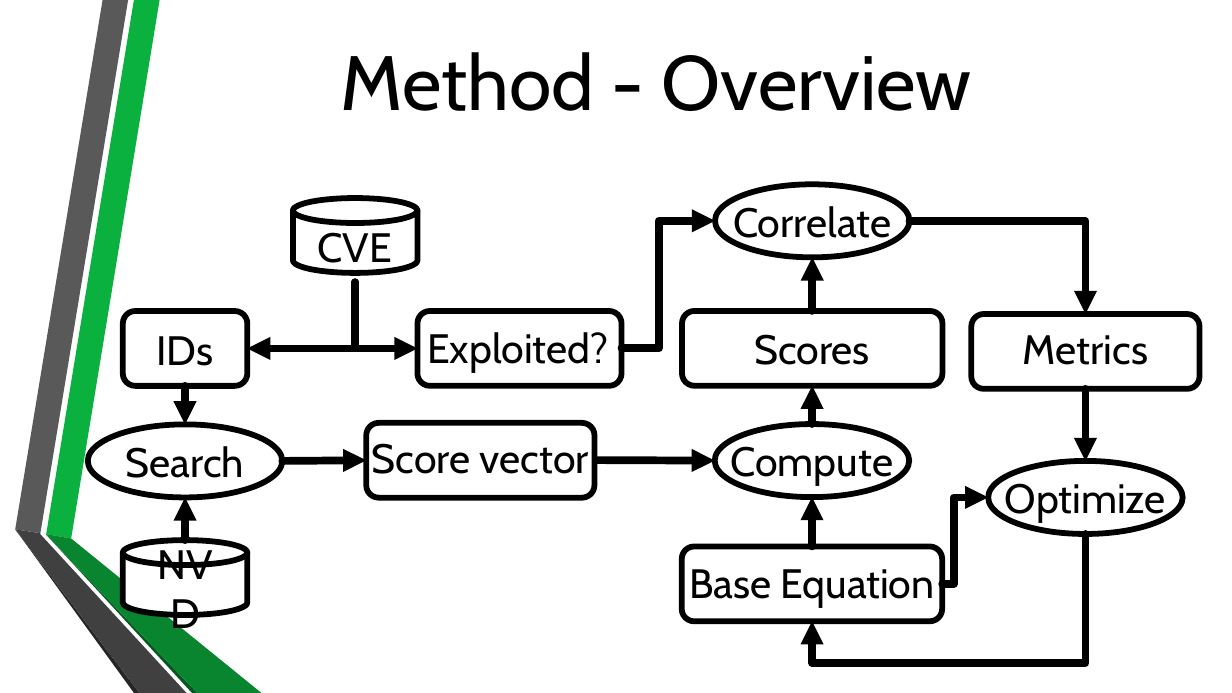
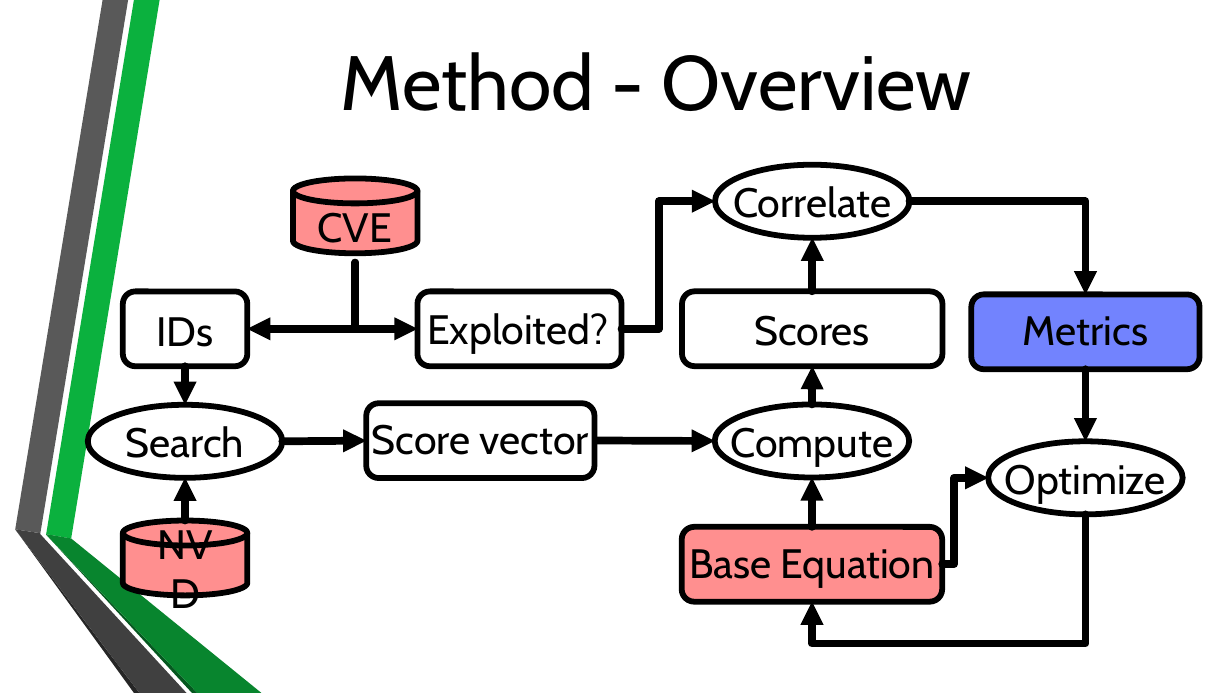
Before and after one commit to BenChurch/Winter2017, a slide deck: slide 12 of CISC848/Implementation/Presentation/CvssEquationRecasting.pptx (slide 11 before the commit). Drawn at 1232x693 pixels with LibreOffice and Linux fonts; fonts in the diff are those of the drawing; background and template pictures are left out. Boxes give left, top, right and bottom in pixels: in the first picture for what was removed or moved away, otherwise in the second. Text is boxed around its words. In the diff, an @@ line names an element or a change of style, - is before the commit and + after.

```diff
--- a/CISC848/Implementation/Presentation/CvssEquationRecasting.pptx
+++ b/CISC848/Implementation/Presentation/CvssEquationRecasting.pptx
@@ rounded rectangle at <box>971,295,1200,370</box>: fill #FFFFFF to #7283FE @@
@@ 10 texts, 8 arrows, 6 elbow arrows, 6 rounded rectangles, 4 cylinders, 4 ellipses: place and size @@
-10 texts, 8 arrows, 6 elbow arrows, 6 rounded rectangles, 4 cylinders, 4 ellipses at <box>88,177,1200,664</box>
+10 texts, 8 arrows, 6 elbow arrows, 6 rounded rectangles, 4 cylinders, 4 ellipses at <box>88,158,1200,643</box>
@@ fill #FFFFFF to #FF8F8F in 3 elements at <box>293,178,418,253</box>, <box>682,527,943,602</box>, <box>123,520,248,595</box> @@
```
Also in this commit, not shown: 18 other slides changed, 1 slide added, 2 other files.
